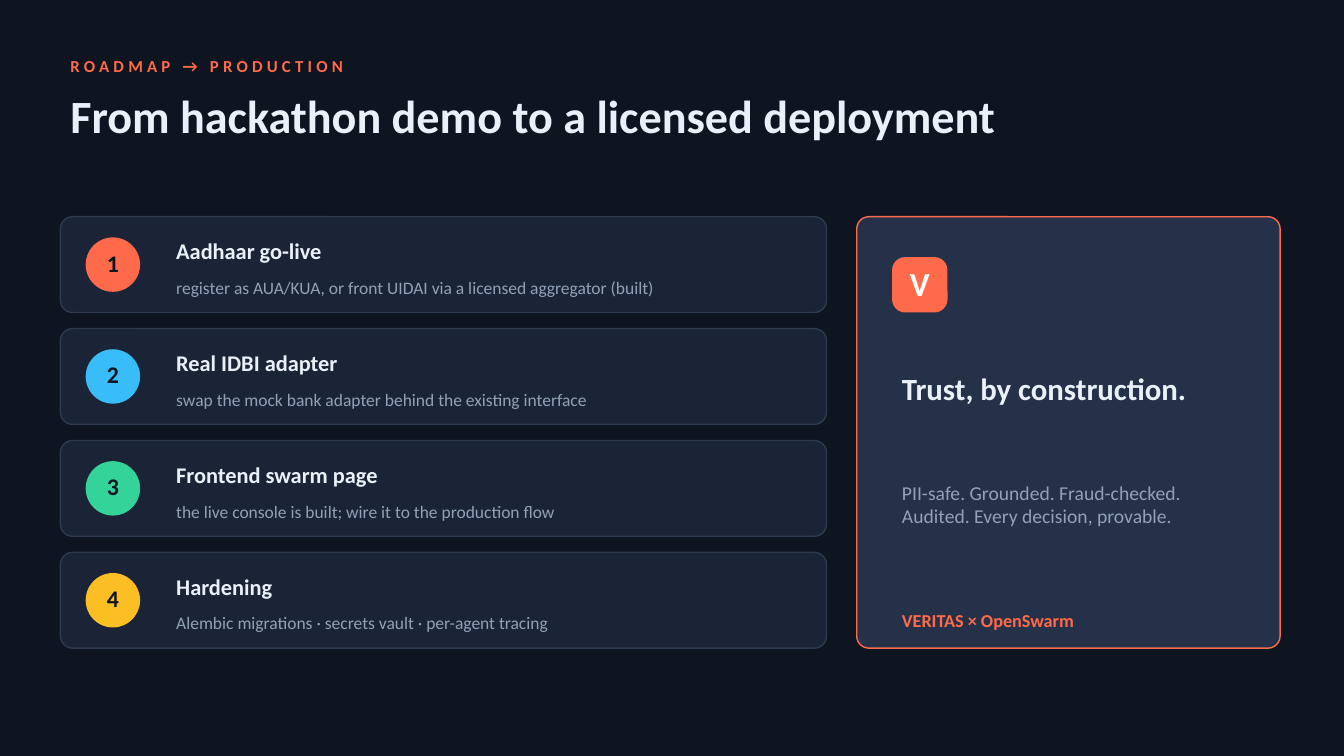
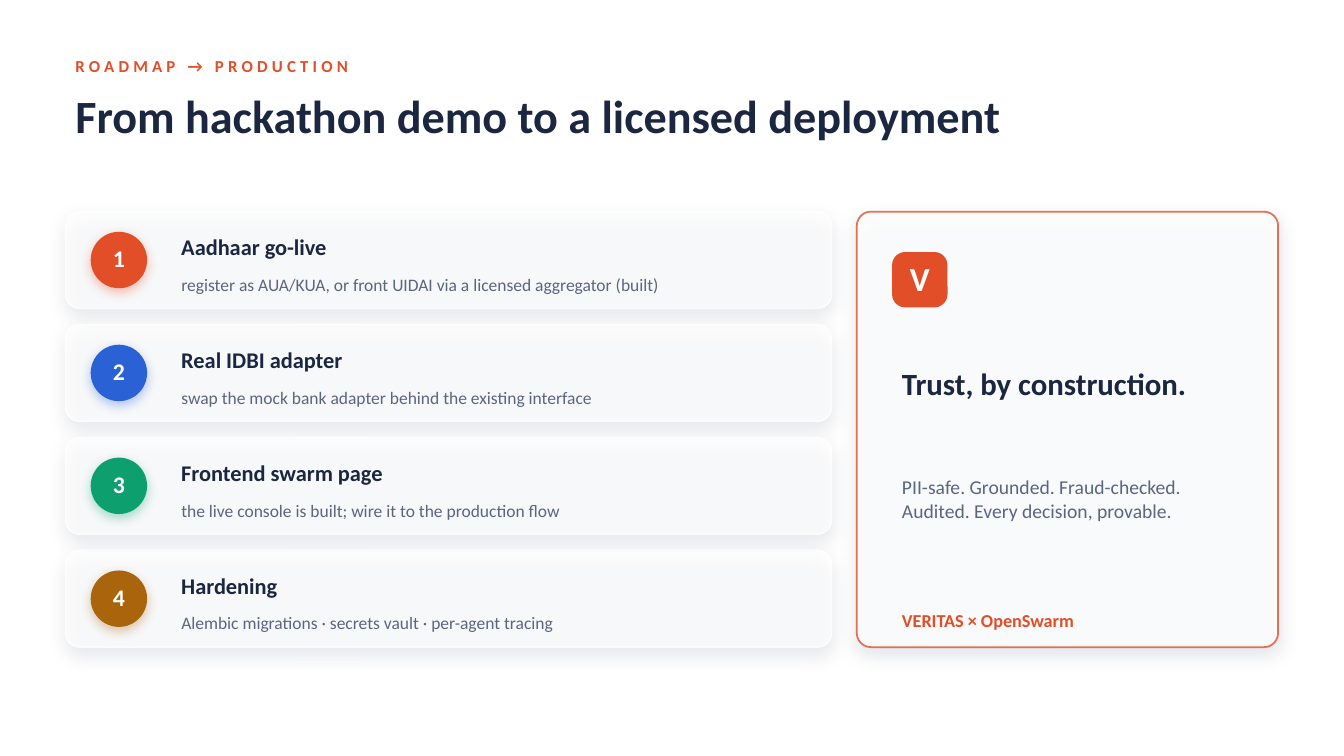
Before and after one commit to KoynaKarmakar/openswarm, a slide deck: slide 14 of docs/VERITAS_OpenSwarm_pitch.pptx (slide 13 before the commit). Drawn at 1344x756 pixels with LibreOffice and Linux fonts; fonts in the diff are those of the drawing; background and template pictures are left out. Boxes give left, top, right and bottom in pixels: in the first picture for what was removed or moved away, otherwise in the second. Text is boxed around its words. In the diff, an @@ line names an element or a change of style, - is before the commit and + after.

```diff
--- a/docs/VERITAS_OpenSwarm_pitch.pptx
+++ b/docs/VERITAS_OpenSwarm_pitch.pptx
@@ background #0E1420 to picture (left out) @@
@@ text "ROADMAP → PRODUCTION" at (75, 61, 348, 72): text colour #FF6B4A to #E24E28 @@
@@ fill #1B2436 to #FFFFFF at 70% opacity; outline #2E3A50 1 pt to #FFFFFF 1.25 pt; shadow on; proportions changed in 4 elements at (66, 551, 832, 647), (66, 438, 832, 534), (66, 325, 832, 421), (66, 212, 832, 309) @@
@@ text colour #0E1420 to #FFFFFF in 4 elements at (113, 590, 125, 606), (113, 477, 125, 493), (113, 364, 125, 380), (113, 251, 125, 267) @@
@@ 3 rounded rectangles, 3 ellipses: place and size @@
-3 rounded rectangles, 3 ellipses at (60, 217, 827, 536)
+3 rounded rectangles, 3 ellipses at (66, 212, 832, 534)
@@ ellipse at (91, 232, 147, 288): fill #FF6B4A to #E24E28; shadow on @@
@@ text colour #EAF0F8 to #1B2740 in 6 elements at (75, 100, 1000, 141), (181, 578, 277, 598), (181, 465, 383, 485), (902, 373, 1186, 400), (181, 352, 343, 372), (181, 239, 327, 259) @@
@@ rounded rectangle: place and size @@
-rounded rectangle at (857, 217, 1280, 648)
+rounded rectangle at (857, 212, 1278, 647)
@@ rounded rectangle at (857, 212, 1278, 647): fill #243149 to #FFFFFF at 82% opacity; outline #FF6B4A 1 pt to #E24E28 1.25 pt; shadow on; proportions changed @@
@@ text colour #93A1B8 to #5A6580 in 5 elements at (181, 617, 553, 632), (181, 505, 560, 520), (181, 392, 592, 407), (902, 480, 1180, 521), (181, 278, 659, 294) @@
@@ text "V": place and size @@
-text "V" at (910, 274, 930, 296)
+text "V" at (910, 269, 930, 291)
@@ rounded rectangle: place and size @@
-rounded rectangle at (892, 257, 948, 313)
+rounded rectangle at (892, 252, 948, 308)
@@ rounded rectangle at (892, 252, 948, 308): fill #FF6B4A to #E24E28 @@
@@ ellipse at (91, 345, 147, 401): fill #38BDF8 to #2A62D6; shadow on @@
@@ ellipse at (91, 458, 147, 514): fill #34D399 to #0E9F6E; shadow on @@
@@ rounded rectangle: place and size @@
-rounded rectangle at (60, 553, 827, 648)
+rounded rectangle at (66, 551, 832, 647)
@@ ellipse: place and size @@
-ellipse at (86, 573, 140, 627)
+ellipse at (91, 571, 147, 627)
@@ ellipse at (91, 571, 147, 627): fill #FBBF24 to #A9640C; shadow on @@
@@ text "VERITAS × OpenSwarm" at (902, 615, 1074, 630): text colour #FF6B4A to #E24E28 @@
```
Also in this commit, not shown: 12 other slides changed, 1 slide added.
